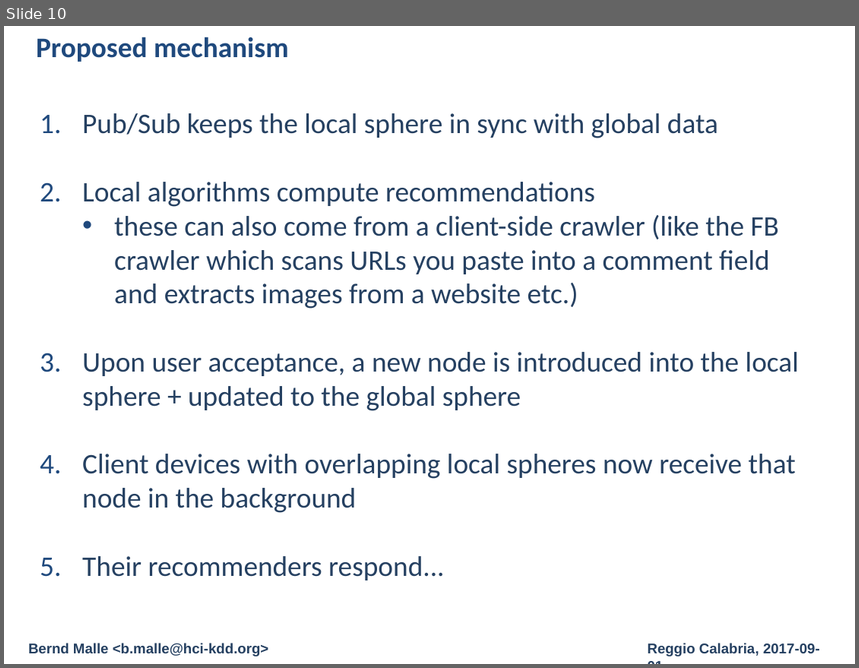
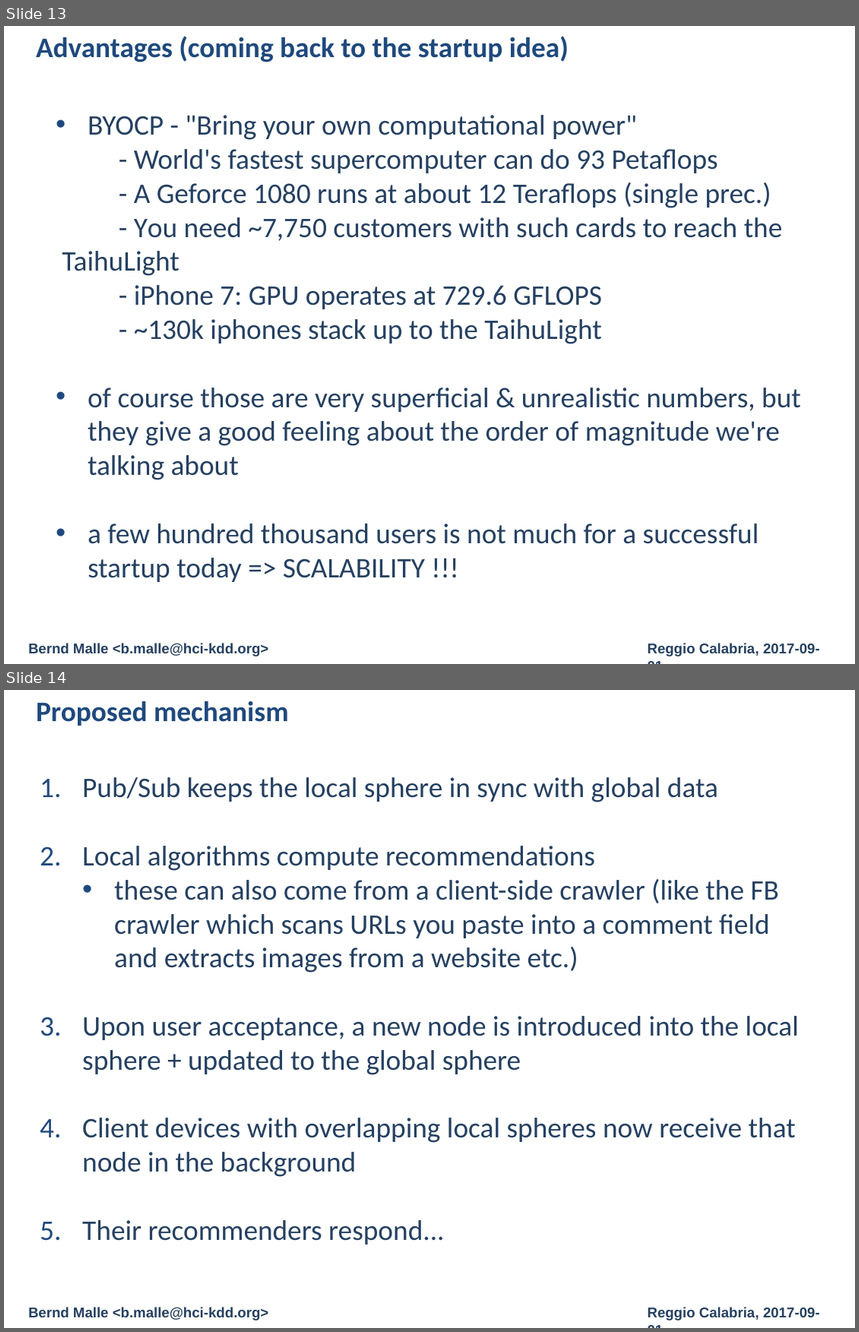
Before and after one commit to cassinius/phd-presentations, a slide deck: 2017/CD-MAKE_2017/Fed/Federated_Learning_Local_Sphere.pptx. Shown one above the other, each under a label of ours: slide 10 before the commit, slides 13 and 14 after it. The pictures are 859x668 and 859x1332 pixels, drawn with LibreOffice and Linux fonts; fonts in the diff are those of the drawing; background and template pictures are left out. Boxes give left, top, right and bottom in pixels: in the first picture for what was removed or moved away, otherwise in the second. Text is boxed around its words. In the diff, an @@ line names an element or a change of style, - is before the commit and + after.

```diff
--- a/2017/CD-MAKE_2017/Fed/Federated_Learning_Local_Sphere.pptx
+++ b/2017/CD-MAKE_2017/Fed/Federated_Learning_Local_Sphere.pptx
@@ slide 13 added at (4,26,855,664), background #FFFFFF; not listed: 3 template elements that a slide beside it also shows @@
@@ text added at (36,36,569,62), 24 pt, text #1F497D, bold @@
+Advantages (coming back to the startup idea)
@@ text added at (62,115,801,582), 24 pt, text #254061 @@
+• BYOCP - "Bring your own computational power"
+- World's fastest supercomputer can do 93 Petaflops
+- A Geforce 1080 runs at about 12 Teraflops (single prec.)
+- You need ~7,750 customers with such cards to reach the TaihuLight
+- iPhone 7: GPU operates at 729.6 GFLOPS
+- ~130k iphones stack up to the TaihuLight
+• of course those are very superficial & unrealistic numbers, but they give a good feeling about the order of magnitude we're talking about
+• a few hundred thousand users is not much for a successful startup today => SCALABILITY !!!
@@ what was slide 10 is now slide 14 @@
```
Also in this commit, not shown: 4 slides changed, 3 other slides added, 5 other files.
